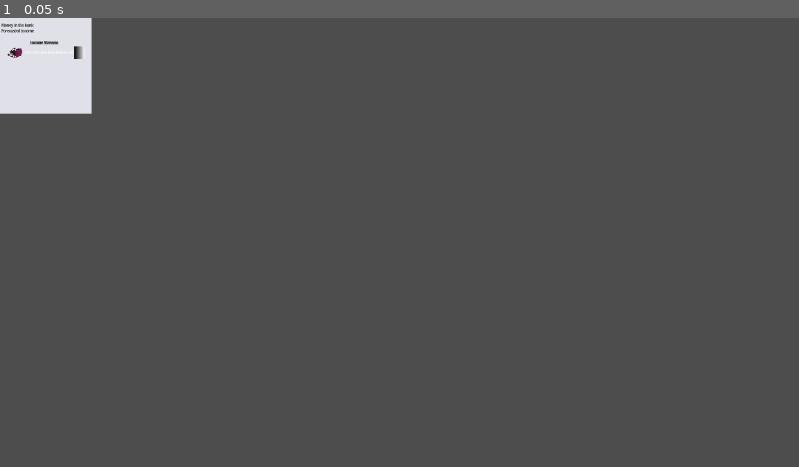
Above: before the commit, frame 1.
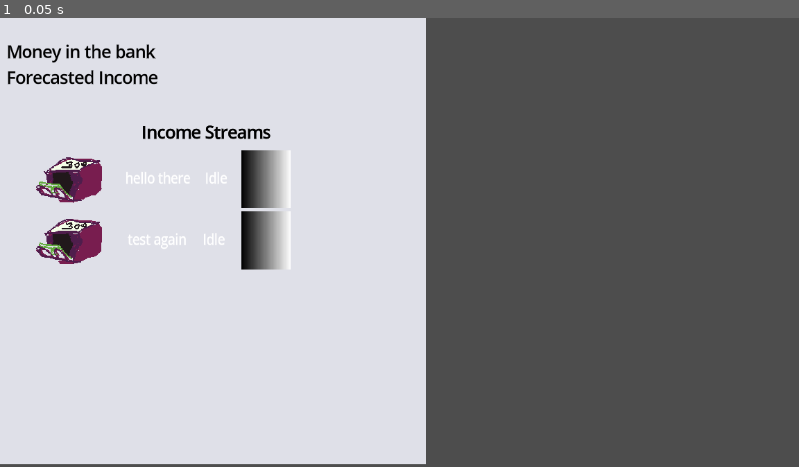
Above: after the commit, the same moment.

Repository: deruitda/ludum-dare-58
Game: Godot game, scene res://scenes/binder/binder-base.tscn
The game is run twice, just before and just after one commit, with the same random seed, the same clock (stepped at 60 frames per second) and the same inputs. This scene is started directly instead of the project's main scene.
Inputs:
- Up to frame 1 (0.05 s): no input

The runs differ from the first frame. In frame 1, 51% of the frame differs, in the area x 0-54%, y 0-100%.

Commit message:
Binder and grid setup working

Diff:
--- a/scenes/binder/binder-base.tscn
+++ b/scenes/binder/binder-base.tscn
@@ -20,6 +20,7 @@
 }]
 
 [node name="BinderBase" type="Node2D"]
+scale = Vector2(4.6512938, 4.6512938)
 
 [node name="AnimatedSprite2D" type="AnimatedSprite2D" parent="."]
 position = Vector2(66, 69.25)
@@ -92,7 +93,7 @@
 offset_right = 120.0
 offset_bottom = 128.0
 
-[node name="VBoxContainer" parent="Control/Control" instance=ExtResource("3_b1eng")]
+[node name="OverviewGrid" parent="Control/Control" instance=ExtResource("3_b1eng")]
 layout_mode = 1
 offset_left = -6.0
 offset_top = 1.0
--- /dev/null
+++ b/scenes/overview-grid/debt-collection-data-row.tscn
@@ -0,0 +1,8 @@
+[gd_scene load_steps=2 format=3 uid="uid://qbwa4lpt2k1b"]
+
+[ext_resource type="PackedScene" uid="uid://duwlhtwcqgncq" path="res://scenes/overview-grid/income_data_row.tscn" id="1_co8m4"]
+
+[node name="DebtCollectionDataRow" type="Node2D"]
+
+[node name="IncomeDataRow" parent="." instance=ExtResource("1_co8m4")]
+description_text = "TEST!!!"
--- /dev/null
+++ b/scenes/overview-grid/income_data_row.gd
@@ -0,0 +1,13 @@
+extends HBoxContainer
+class_name IncomeDataRow
+
+var income_stream: IncomeStream
+
+@onready var description_label: Label = $DescriptionLabel
+@onready var status_label: Label = $StatusLabel
+
+func _ready() -> void:
+	description_label.text = self.income_stream.income_stream_name
+
+func set_income_stream(income_stream: IncomeStream):
+	self.income_stream = income_stream
--- a/scenes/overview-grid/income_data_row.tscn
+++ b/scenes/overview-grid/income_data_row.tscn
@@ -1,5 +1,6 @@
-[gd_scene load_steps=6 format=3 uid="uid://duwlhtwcqgncq"]
+[gd_scene load_steps=7 format=3 uid="uid://duwlhtwcqgncq"]
 
+[ext_resource type="Script" uid="uid://ba35sc0t5sky5" path="res://scenes/overview-grid/income_data_row.gd" id="1_e6oim"]
 [ext_resource type="Texture2D" uid="uid://btt5dlu1r12te" path="res://assets/proto/money-counter.png" id="1_xcmw4"]
 
 [sub_resource type="Gradient" id="Gradient_cabeh"]
@@ -15,6 +16,7 @@
 fill_to = Vector2(0.0066006603, 0)
 
 [node name="IncomeDataRow" type="HBoxContainer"]
+script = ExtResource("1_e6oim")
 
 [node name="ImageTextureRect" type="TextureRect" parent="."]
 custom_minimum_size = Vector2(64, 64)
@@ -24,6 +26,11 @@
 texture = ExtResource("1_xcmw4")
 expand_mode = 3
 
+[node name="MarginContainer" type="MarginContainer" parent="."]
+custom_minimum_size = Vector2(10, 0)
+layout_mode = 2
+size_flags_horizontal = 3
+
 [node name="DescriptionLabel" type="Label" parent="."]
 custom_minimum_size = Vector2(10, 10)
 layout_mode = 2
@@ -32,11 +39,21 @@
 horizontal_alignment = 1
 vertical_alignment = 1
 
-[node name="Status" type="Label" parent="."]
+[node name="MarginContainer2" type="MarginContainer" parent="."]
+custom_minimum_size = Vector2(10, 0)
+layout_mode = 2
+size_flags_horizontal = 3
+
+[node name="StatusLabel" type="Label" parent="."]
 layout_mode = 2
 size_flags_horizontal = 4
 text = "Idle"
 horizontal_alignment = 1
+
+[node name="MarginContainer3" type="MarginContainer" parent="."]
+custom_minimum_size = Vector2(10, 0)
+layout_mode = 2
+size_flags_horizontal = 3
 
 [node name="DetailsButton" type="TextureButton" parent="."]
 layout_mode = 2
--- a/scenes/overview-grid/overview-grid.tscn
+++ b/scenes/overview-grid/overview-grid.tscn
@@ -1,13 +1,11 @@
 [gd_scene load_steps=2 format=3 uid="uid://dsf0578qhhgyk"]
 
-[ext_resource type="PackedScene" uid="uid://duwlhtwcqgncq" path="res://scenes/overview-grid/income_data_row.tscn" id="1_r7osa"]
+[ext_resource type="Script" uid="uid://xhcbykyqj7hi" path="res://scenes/overview-grid/overview_grid.gd" id="1_1ljx6"]
 
 [node name="ScrollContainer" type="ScrollContainer"]
 offset_right = 480.0
 offset_bottom = 344.0
+script = ExtResource("1_1ljx6")
 
-[node name="VBoxContainer" type="VBoxContainer" parent="."]
+[node name="IncomeStreamsVBox" type="VBoxContainer" parent="."]
 layout_mode = 2
-
-[node name="IncomeDataRow" parent="VBoxContainer" instance=ExtResource("1_r7osa")]
-layout_mode = 2
--- /dev/null
+++ b/scenes/overview-grid/overview_grid.gd
@@ -0,0 +1,18 @@
+extends ScrollContainer
+@onready var income_streams_v_box: VBoxContainer = $IncomeStreamsVBox
+const INCOME_DATA_ROW = preload("uid://duwlhtwcqgncq")
+
+func _ready() -> void:
+	var incomeStream = IncomeStream.new()
+	incomeStream.income_stream_name = "hello there"
+	add_row(incomeStream)
+
+	var incomeStream2 = IncomeStream.new()
+	incomeStream2.income_stream_name = "test again"
+	add_row(incomeStream2)
+
+func add_row(incomeStream: IncomeStream) -> void:
+	var data_row = INCOME_DATA_ROW.instantiate()
+	data_row.set_income_stream(incomeStream)
+
+	income_streams_v_box.add_child(data_row)
Not shown, added: scenes/overview-grid/income_data_row.gd.uid
Not shown, added: scenes/overview-grid/overview_grid.gd.uid
